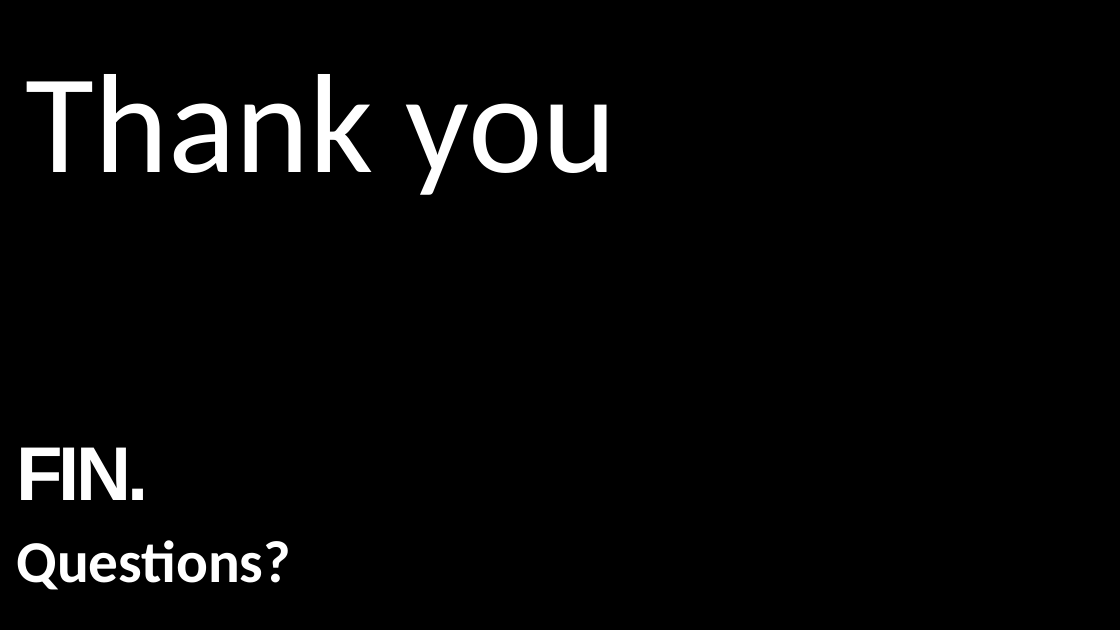
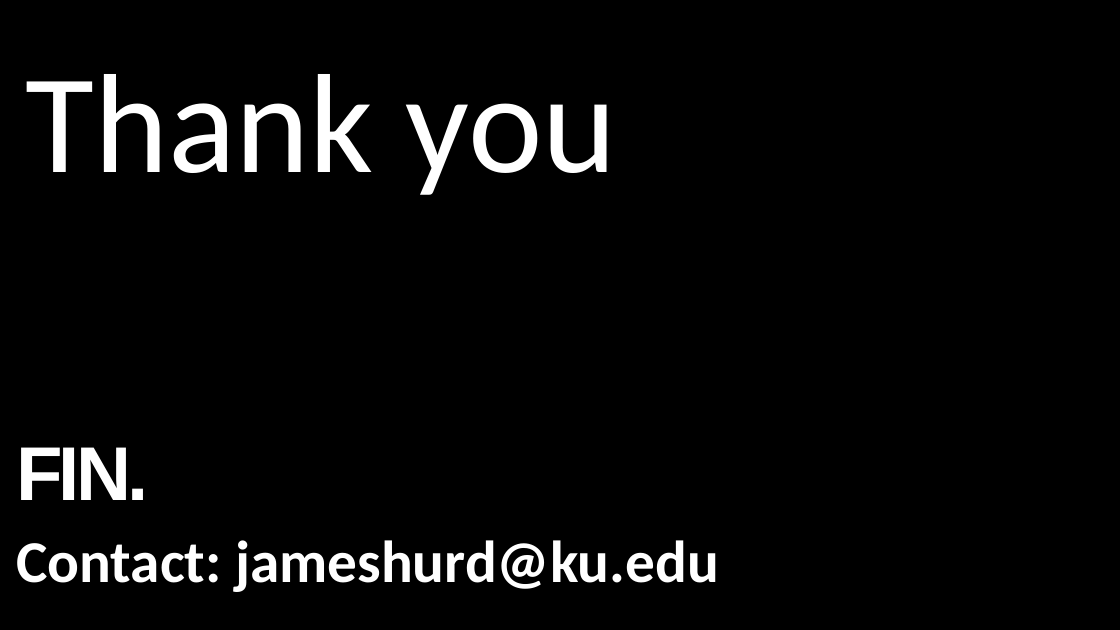
Before and after one commit to alexacallmebaka/htmlflasksql, a slide deck: slide 86 of slides/deck.odp (slide 70 before the commit). Drawn at 1120x630 pixels with LibreOffice and Linux fonts; fonts in the diff are those of the drawing. Boxes give left, top, right and bottom in pixels: in the first picture for what was removed or moved away, otherwise in the second. Text is boxed around its words. In the diff, an @@ line names an element or a change of style, - is before the commit and + after.

```diff
--- a/slides/deck.odp
+++ b/slides/deck.odp
@@ title at [16,540,719,592]: text changed @@
-Questions?
+Contact: jameshurd@ku.edu
```
Also in this commit, not shown: 3 other slides changed, 19 slides added, 3 slides removed, 1 other file.
